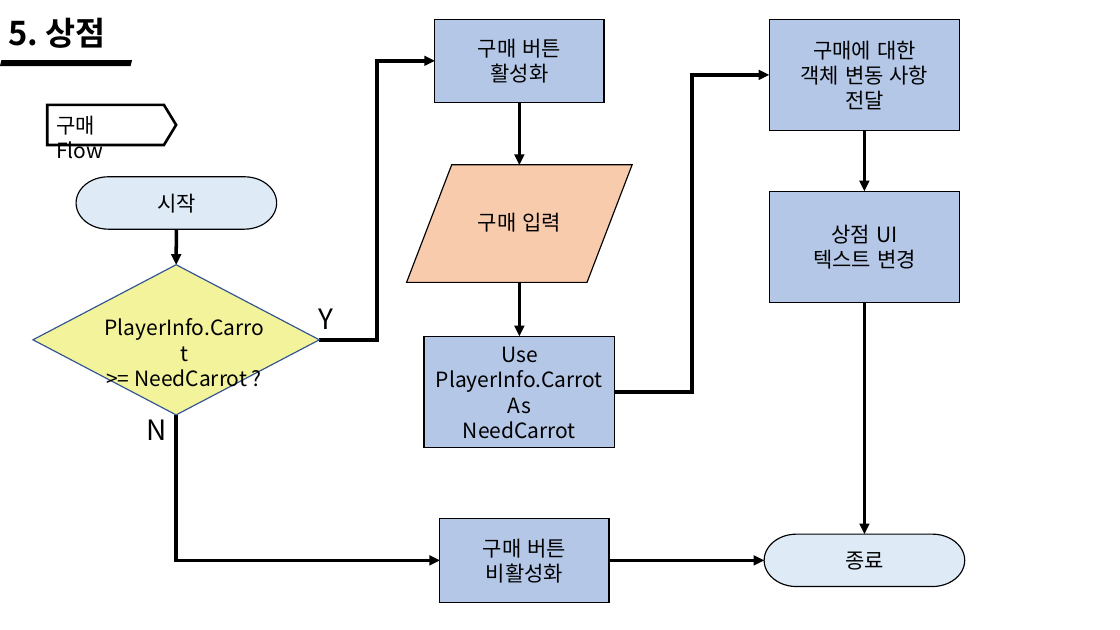
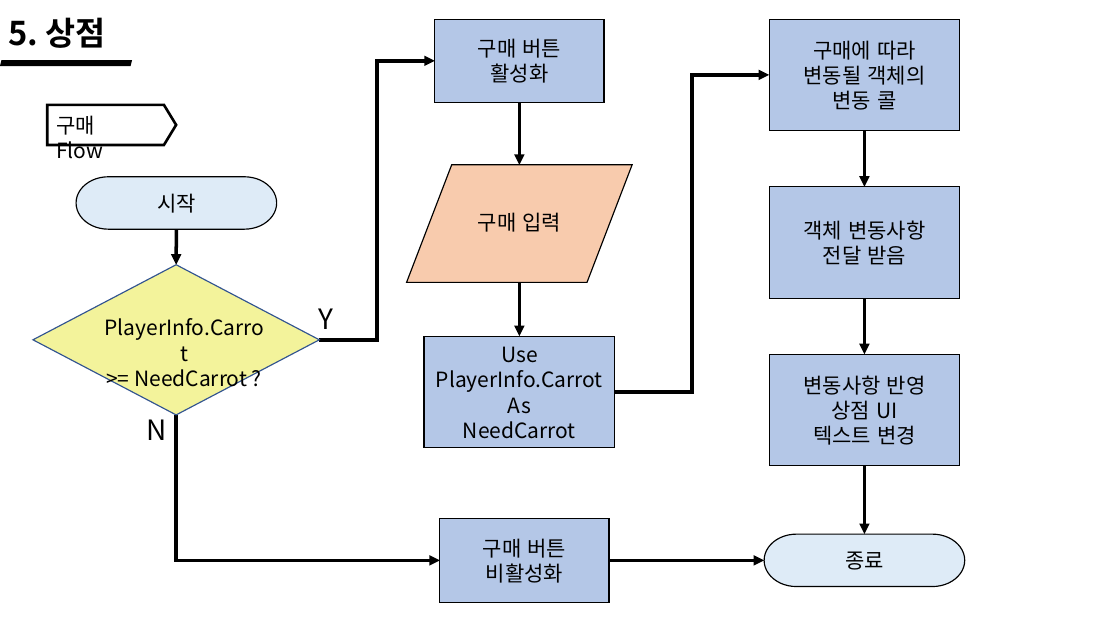
Before and after one commit to wlrud753/CarryCarrot, a slide deck: slide 24 of 기획서/당근키우기 시스템.pptx. Drawn at 1120x630 pixels with LibreOffice and Linux fonts; fonts in the diff are those of the drawing. Boxes give left, top, right and bottom in pixels: in the first picture for what was removed or moved away, otherwise in the second. Text is boxed around its words. In the diff, an @@ line names an element or a change of style, - is before the commit and + after.

```diff
--- a/기획서/당근키우기 시스템.pptx
+++ b/기획서/당근키우기 시스템.pptx
@@ text in rectangle at (804,40,925,110): text changed @@
-구매에 대한
-객체 변동 사항
-전달
+구매에 따라
+변동될 객체의
+변동 콜
@@ arrow moved from (865, 131) - (865, 192) to (865, 131) - (865, 187) @@
@@ rectangle added at (770,187,960,298), fill #B4C7E7, outline #000000 1 pt, 18 pt, text #000000 @@
+객체 변동사항
+전달 받음
@@ arrow added from (865, 298) to (865, 355), #000000 3 pt @@
@@ rectangle "변동사항 반영": place and size @@
-rectangle "변동사항 반영" at (770,192,960,303)
+rectangle "변동사항 반영" at (770,355,960,466)
@@ text in rectangle at (804,375,926,395): paragraph added @@
+변동사항 반영
@@ arrow moved from (865, 302) - (865, 534) to (865, 466) - (865, 534) @@
```
Also in this commit, not shown: 5 other slides changed, 1 slide added.
